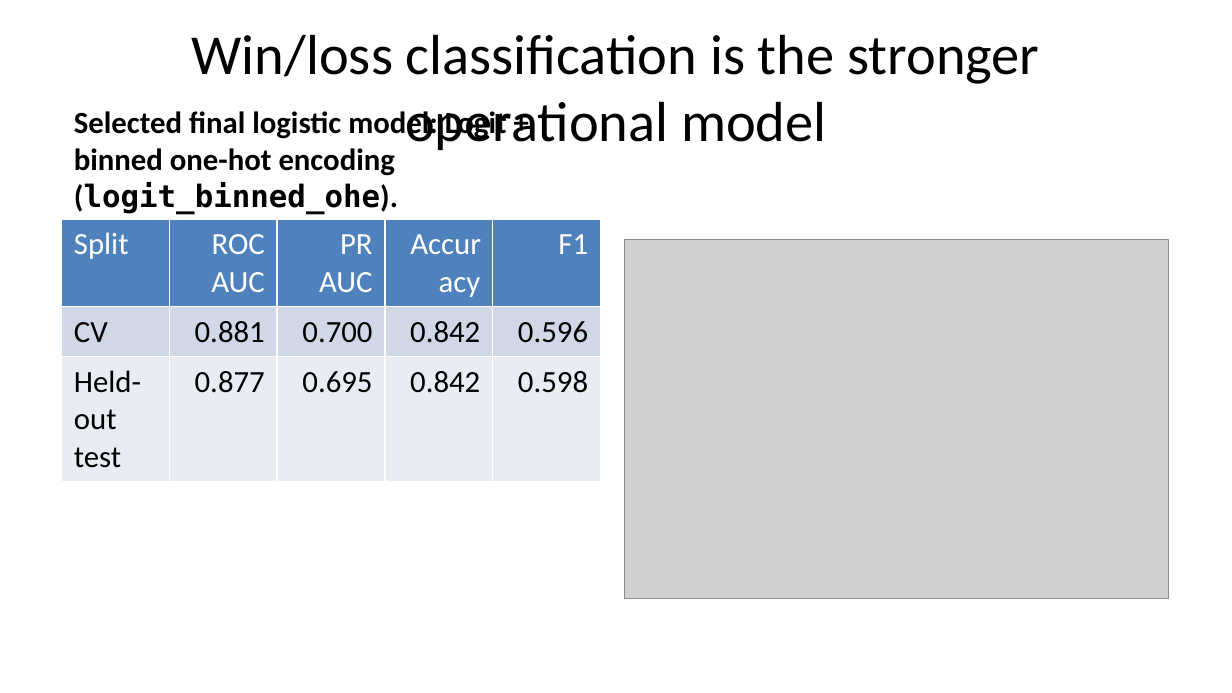
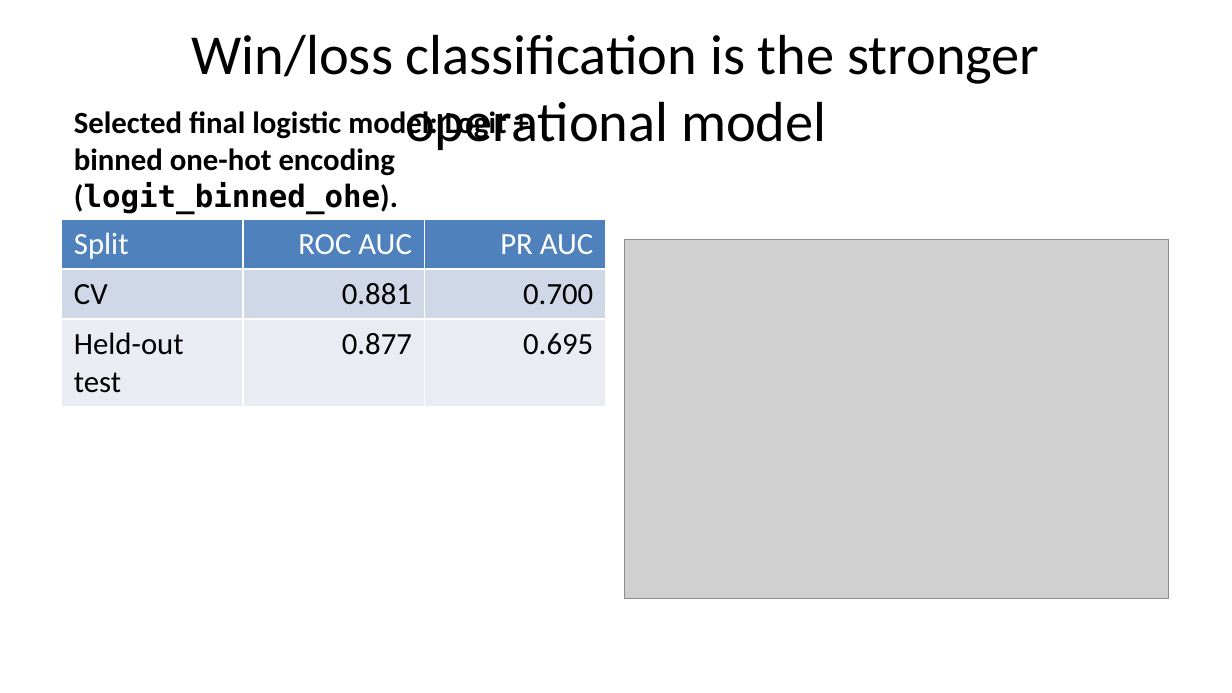
Before and after one commit to mrbungie/mib_cars_analysis, a slide deck: slide 18 of slidedeck/presentation.pptx (slide 17 before the commit). Drawn at 1232x693 pixels with LibreOffice and Linux fonts; fonts in the diff are those of the drawing; grey boxes stand for pictures. Boxes give left, top, right and bottom in pixels: in the first picture for what was removed or moved away, otherwise in the second. Text is boxed around its words. In the diff, an @@ line names an element or a change of style, - is before the commit and + after.

```diff
--- a/slidedeck/presentation.pptx
+++ b/slidedeck/presentation.pptx
@@ table at [62,219,605,618] @@
-column 4: Accuracy | 0.842 | 0.842
-column 5: F1 | 0.596 | 0.598
```
Also in this commit, not shown: 1 other slide changed, 2 slides added, 1 slide removed, 5 other files.
